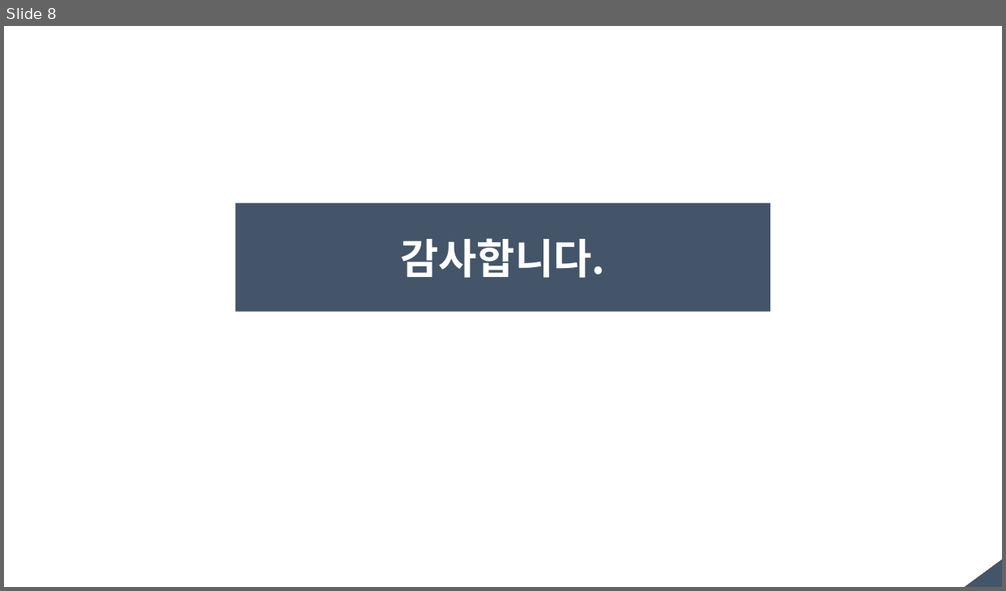
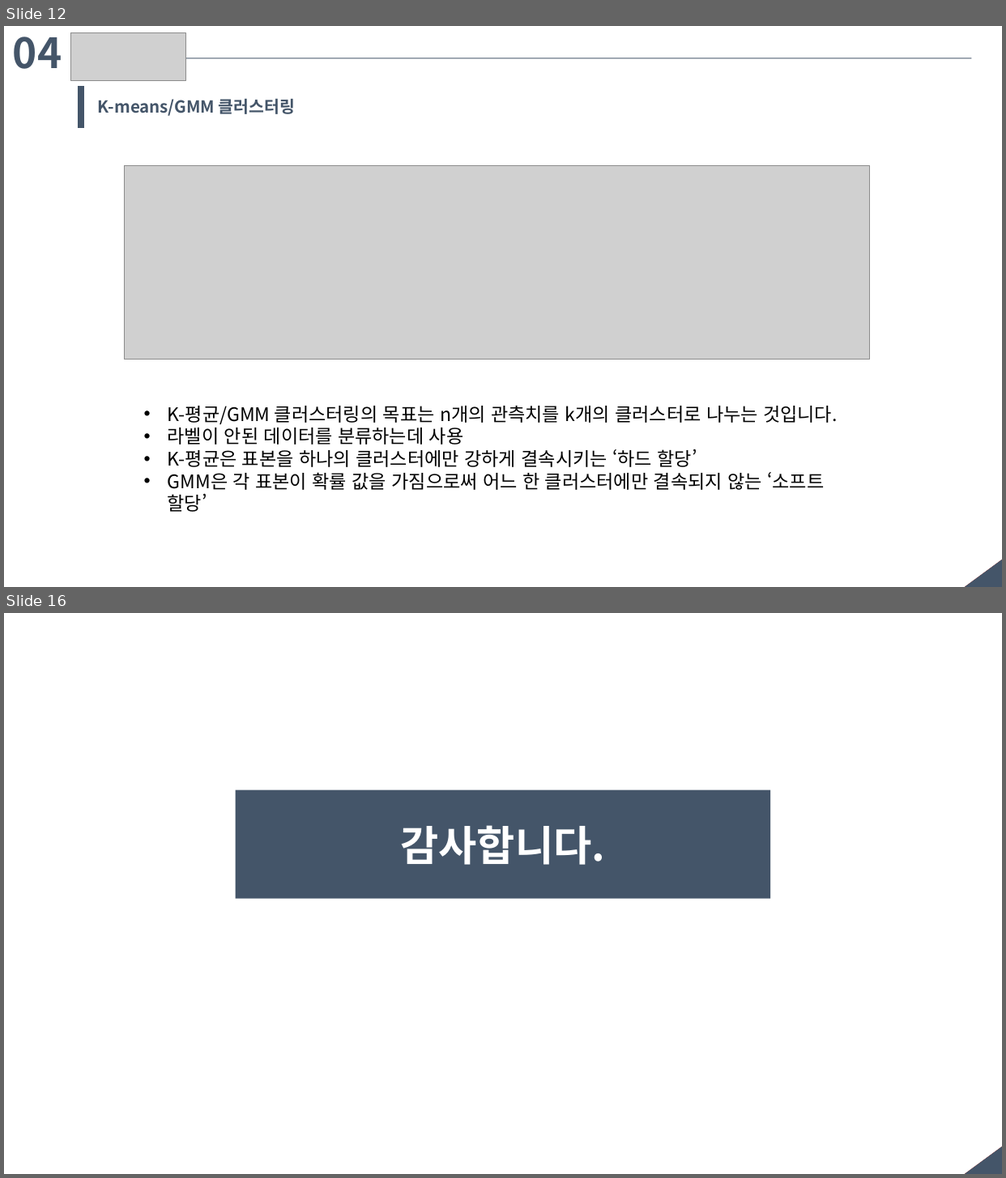
Before and after one commit to Nanjangpan/Machine_Learnig_algorithm_cheat_sheat, a slide deck: Machine_Learnig_algorithm_cheat_sheat.ppt. Shown one above the other, each under a label of ours: slide 8 before the commit, slides 12 and 16 after it; the slides between them are not shown. The pictures are 1006x591 and 1006x1178 pixels, drawn with LibreOffice and Linux fonts; fonts in the diff are those of the drawing; grey boxes stand for pictures. Boxes give left, top, right and bottom in pixels: in the first picture for what was removed or moved away, otherwise in the second. Text is boxed around its words. In the diff, an @@ line names an element or a change of style, - is before the commit and + after.

```diff
--- a/Machine_Learnig_algorithm_cheat_sheat.ppt
+++ b/Machine_Learnig_algorithm_cheat_sheat.ppt
@@ slide 12 added at (4, 26, 1002, 587), background #FFFFFF; not listed: 2 template elements that a slide beside it also shows @@
@@ text added at (13, 37, 62, 69), 40 pt, text #445569, bold @@
+04
@@ picture added at (70, 32, 185, 80) @@
@@ line added from (185, 58) to (971, 58), #445569 0.74 pt @@
@@ rectangle added at (78, 87, 83, 128), fill #445569, outline #445569 0.99 pt @@
@@ text added at (98, 98, 295, 116), 16 pt, text #445569, bold @@
+K-means/GMM 클러스터링
@@ picture added at (125, 165, 870, 359) @@
@@ text added at (168, 406, 837, 512), 18 pt, text #000000 @@
+• K-평균/GMM 클러스터링의 목표는 n개의 관측치를 k개의 클러스터로 나누는 것입니다.
+• 라벨이 안된 데이터를 분류하는데 사용
+• K-평균은 표본을 하나의 클러스터에만 강하게 결속시키는 ‘하드 할당’
+• GMM은 각 표본이 확률 값을 가짐으로써 어느 한 클러스터에만 결속되지 않는 ‘소프트 할당’
@@ what was slide 8 is now slide 16 @@
```
Also in this commit, not shown: 3 slides changed, 7 other slides added.
